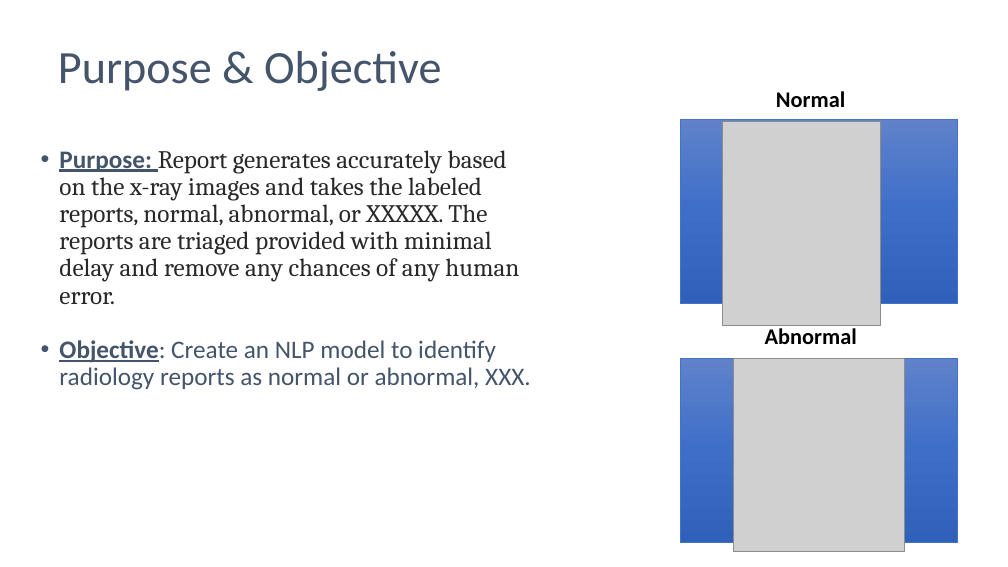
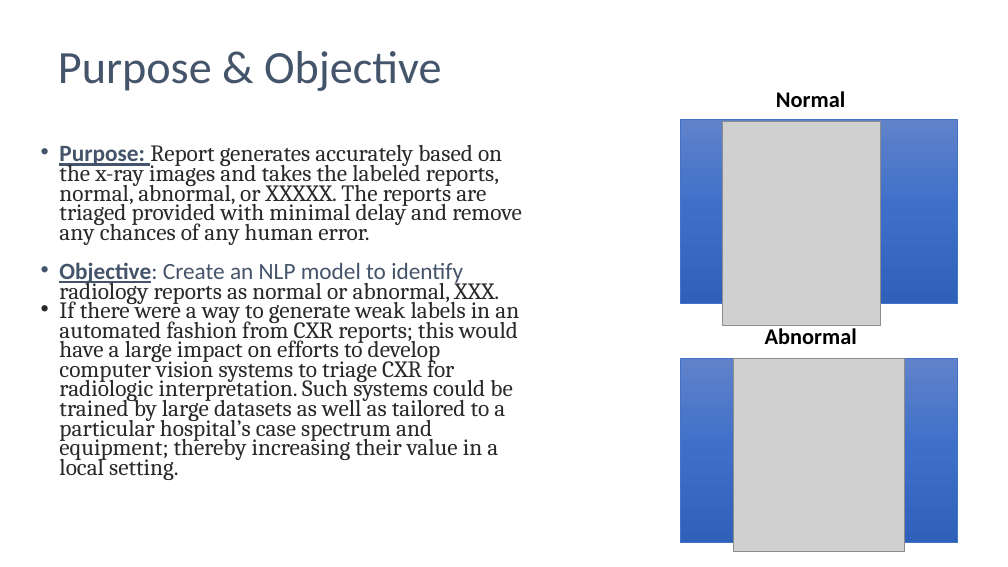
Before and after one commit to abarnett1999/AIPI-540-NLP-Team2-Project, a slide deck: slide 6 of AIPI540NLPpresentation.pptm (slide 5 before the commit). Drawn at 1008x567 pixels with LibreOffice and Linux fonts; fonts in the diff are those of the drawing; grey boxes stand for pictures. Boxes give left, top, right and bottom in pixels: in the first picture for what was removed or moved away, otherwise in the second. Text is boxed around its words. In the diff, an @@ line names an element or a change of style, - is before the commit and + after.

```diff
--- a/AIPI540NLPpresentation.pptm
+++ b/AIPI540NLPpresentation.pptm
@@ text at (x1=59, y1=145, x2=522, y2=304): size 24 to 22.2 pt in "Purpose: Report generates accurately based on the ...", "Objective: Create an NLP model to identify ..."; font Calibri to Cambria, text colour #44546A to #292929 in "radiology reports as normal or abnormal, XXX."; line spacing 0.9 to 0.7 @@
@@ text at (x1=59, y1=297, x2=519, y2=480): paragraph added @@
+• If there were a way to generate weak labels in an automated fashion from CXR reports; this would have a large impact on efforts to develop computer vision systems to triage CXR for radiologic interpretation. Such systems could be trained by large datasets as well as tailored to a particular hospital’s case spectrum and equipment; thereby increasing their value in a local setting.
```
Also in this commit, not shown: 5 other slides changed, 2 slides added, 1 slide removed.
